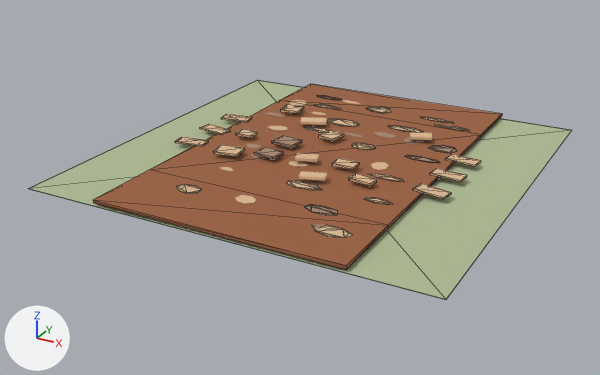
What one commit did to the glTF model frontend/public/assets/buildings/roads/ground_road/ground_road_straight_ns_ruined.glb.
One viewpoint serves both versions: a 50 mm camera at (3.17, -6.21, 2.76) aimed at (-0.12, -0.22, -0.24). The axes (+X, +Y, +Z) are drawn at lower left. The lights are the same throughout. The picture after the commit comes second. Mesh edges are drawn as thin lines on the coarser meshes. Where no turn or scale is listed for an object, it has been applied to the vertices. Vertices at exactly the same position are counted once.

Objects in the first picture: 'SM_road_connected_surface.023', 'SM_road_grass_tile.023' and 48 more.
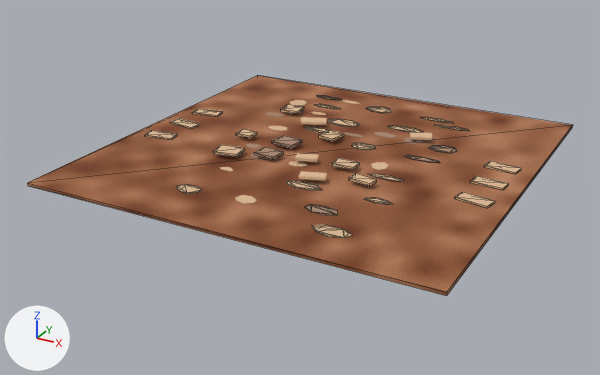
What changed in the scene script:
```text
Change mat_mat_ground_road_surface:
    remove n3 = _N.new('ShaderNodeUVMap'); n3.name = 'UV Map'
    remove n3.uv_map = 'UVMap.-01'
    where n2 = _N.new('ShaderNodeTexImage'); n2.name = 'Image Texture'
    remove _L.new(n3.outputs[0], n2.inputs[0])  # 'UV' to 'Vector'
Change me_sm_road_connected_surface_023:
    used by ob_sm_road_connected_surface_023; location = (0.0, 0.0, 0.0)
    remove me_sm_road_connected_surface_023.from_pydata(...)  # 16 vertices, 28 faces; spans x -1.1..1.1, y -1.8..1.8, z 0.03..0.05
    add me_sm_road_connected_surface_023.from_pydata(...)  # 8 vertices, 12 faces; spans x -1.8..1.8, y -1.8..1.8, z 0.03..0.05
    me_sm_road_connected_surface_023 part 1: the whole mesh is rebuilt
Remove ob_sm_road_grass_tile_023:
    ob_sm_road_grass_tile_023 = bpy.data.objects.new('SM_road_grass_tile.023', me_cube_365)
    ob_sm_road_grass_tile_023.location = (0.0, 0.0, 0.002)
```

Changed parts and their boxes (x1, y1, x2, y2) in the pictures (600 x 375 px):
'SM_road_connected_surface.023', surface changed, reshaped (33% wider, 19% taller): before (93, 84, 502, 269); after (27, 75, 573, 296)
'SM_road_grass_tile.023', deleted: before (28, 80, 572, 300)
